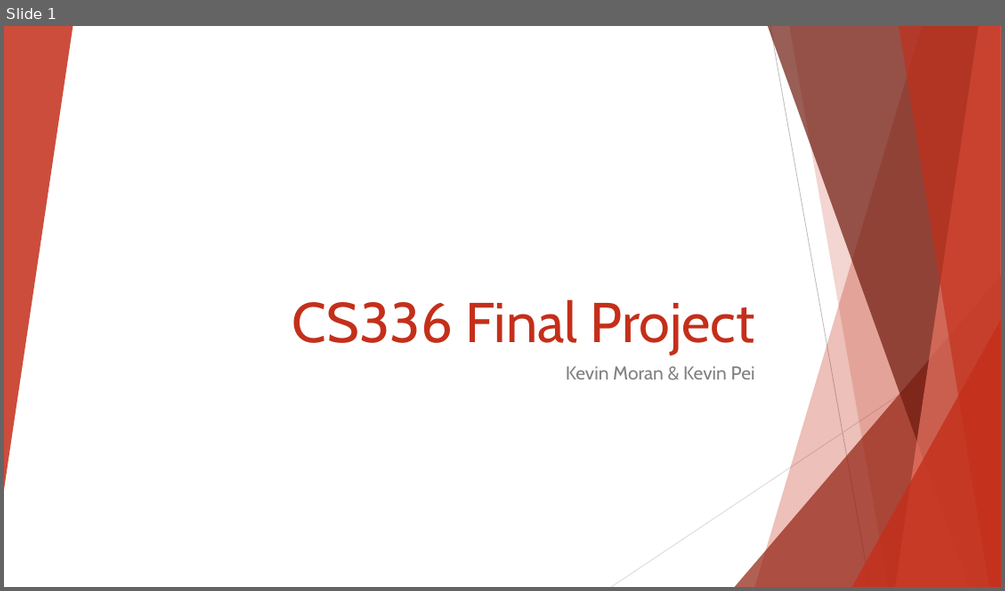
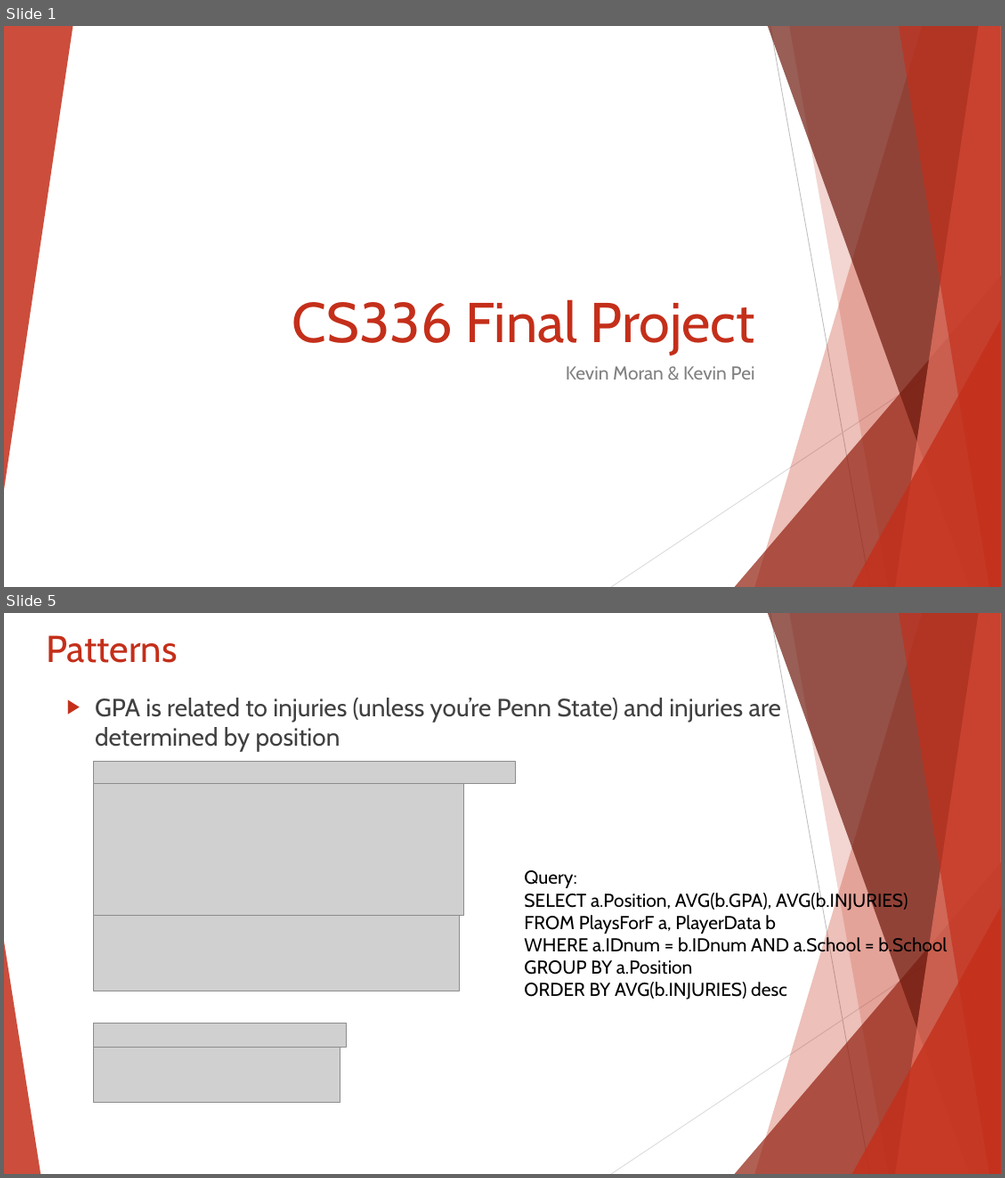
Before and after one commit to kevinpei/cs336finalproject, a slide deck: CS336 Final Project.pptx. Shown one above the other, each under a label of ours: slide 1 before the commit, slides 1 and 5 after it; the slides between them are not shown. The pictures are 1005x591 and 1005x1178 pixels, drawn with LibreOffice and Linux fonts; fonts in the diff are those of the drawing; grey boxes stand for pictures. Boxes give left, top, right and bottom in pixels: in the first picture for what was removed or moved away, otherwise in the second. Text is boxed around its words. In the diff, an @@ line names an element or a change of style, - is before the commit and + after.

```diff
--- a/CS336 Final Project.pptx
+++ b/CS336 Final Project.pptx
@@ slide 5 added at [4, 613, 1001, 1174], background #FFFFFF; not listed: 9 template elements that a slide beside it also shows @@
@@ title added at [47, 635, 178, 663], 36 pt, text #C42F1A @@
+Patterns
@@ text added at [95, 698, 781, 752], 24 pt, text #404040 @@
+▶ GPA is related to injuries (unless you’re Penn State) and injuries are determined by position
@@ picture added at [93, 761, 515, 784] @@
@@ picture added at [93, 784, 464, 916] @@
@@ text added at [524, 870, 947, 999], 18 pt, text #000000 @@
+Query:
+SELECT a.Position, AVG(b.GPA), AVG(b.INJURIES)
+FROM PlaysForF a, PlayerData b
+WHERE a.IDnum = b.IDnum AND a.School = b.School
+GROUP BY a.Position
+ORDER BY AVG(b.INJURIES) desc
@@ picture added at [93, 915, 460, 990] @@
@@ triangle added at [4, 941, 40, 1174], fill #C42F1A at 85% opacity @@
@@ picture added at [93, 1022, 346, 1046] @@
@@ picture added at [93, 1046, 340, 1102] @@
```
Also in this commit, not shown: 2 slides changed, 8 other slides added, 1 slide removed, 18 other files.
